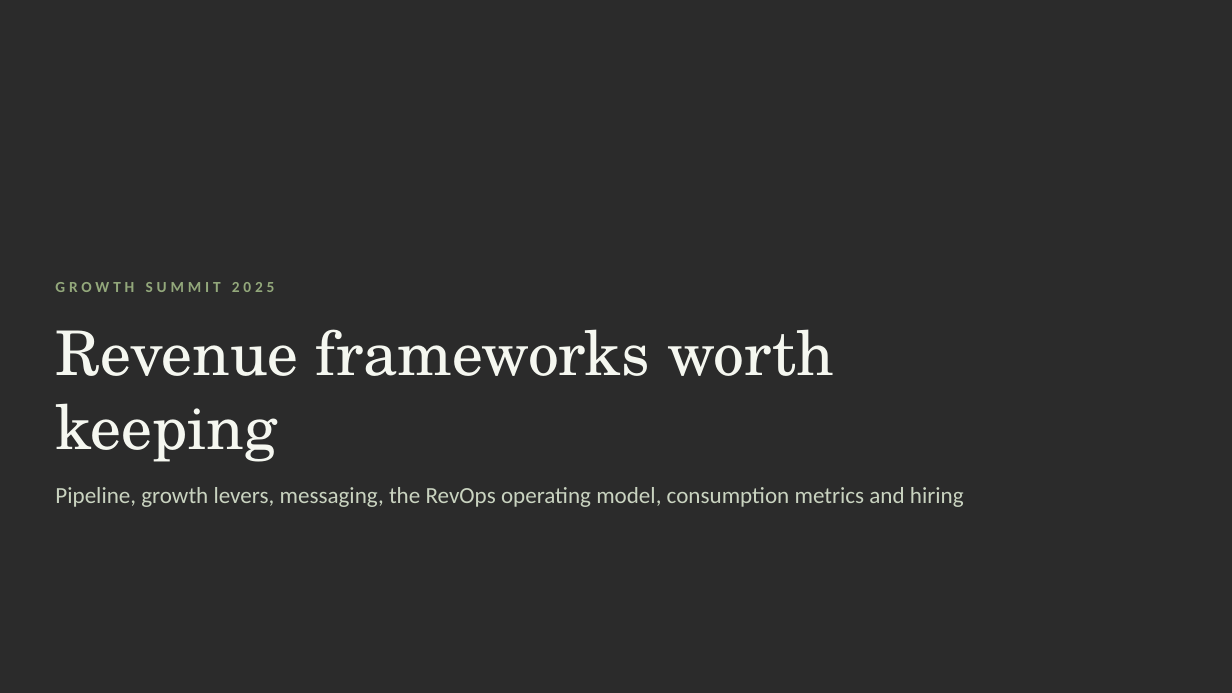
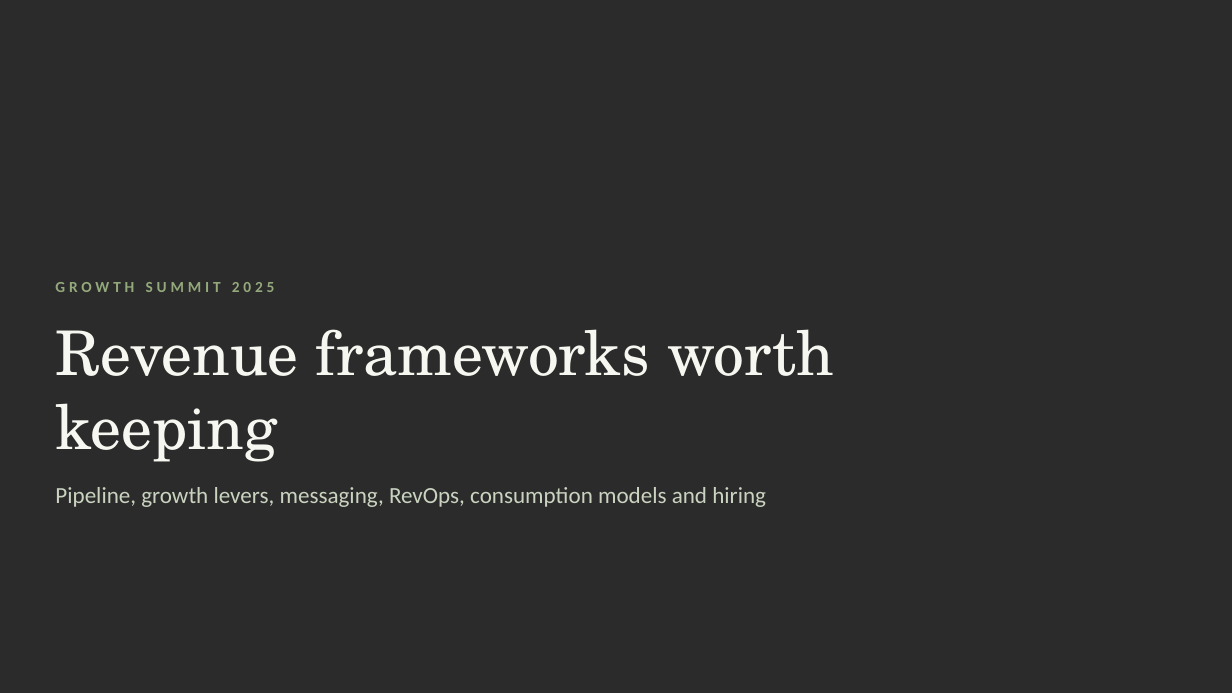
Before and after one commit to PaulPrice1982/Personal-, a slide deck: slide 1 of growth-summit-2025/Revenue_Frameworks_Deck.pptx. Drawn at 1232x693 pixels with LibreOffice and Linux fonts; fonts in the diff are those of the drawing; background and template pictures are left out; a plain dark background stands for a picture behind light text. Boxes give left, top, right and bottom in pixels: in the first picture for what was removed or moved away, otherwise in the second. Text is boxed around its words. In the diff, an @@ line names an element or a change of style, - is before the commit and + after.

```diff
--- a/growth-summit-2025/Revenue_Frameworks_Deck.pptx
+++ b/growth-summit-2025/Revenue_Frameworks_Deck.pptx
@@ text at [55, 487, 766, 507]: text changed @@
-Pipeline, growth levers, messaging, the RevOps operating model, consumption metrics and hiring
+Pipeline, growth levers, messaging, RevOps, consumption models and hiring
```
Also in this commit, not shown: 2 other slides changed, 2 slides added.
